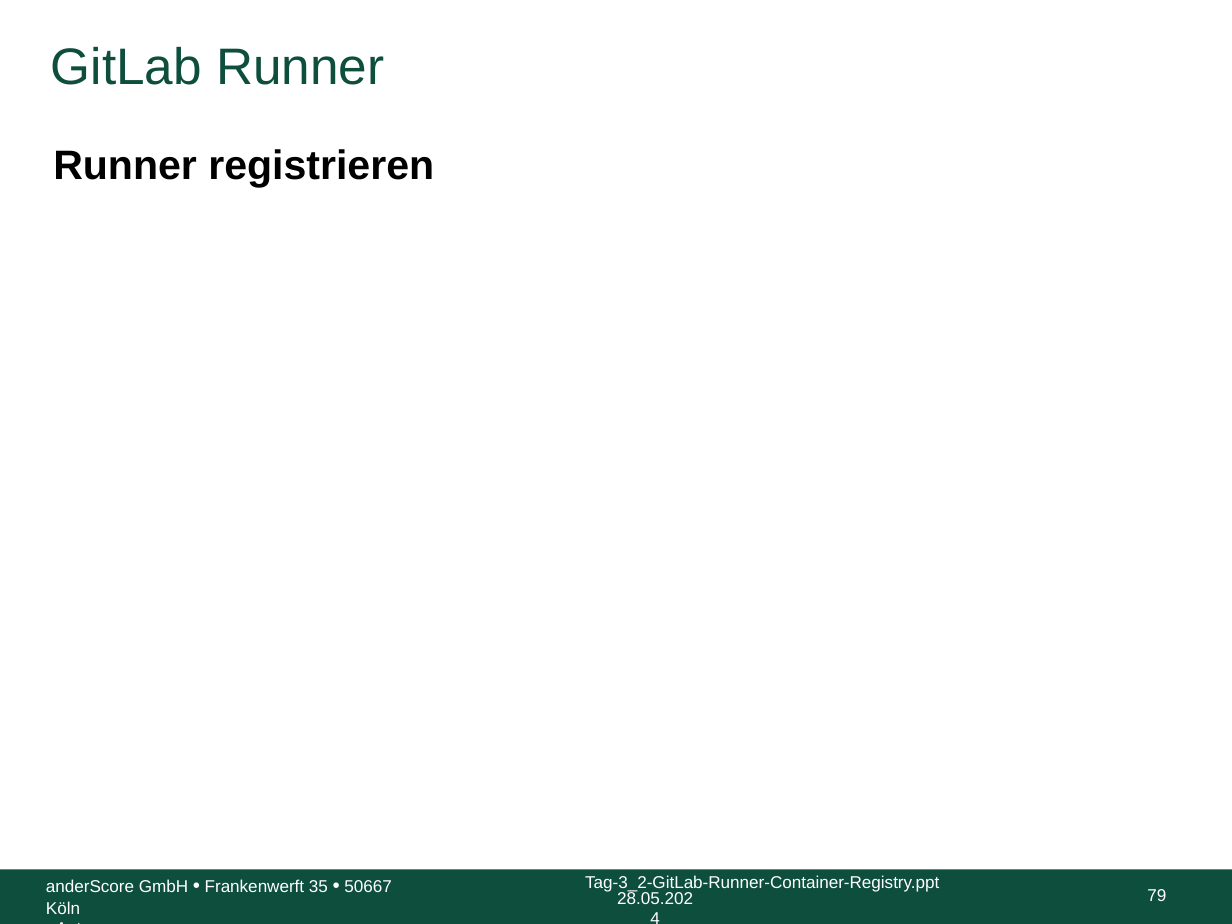
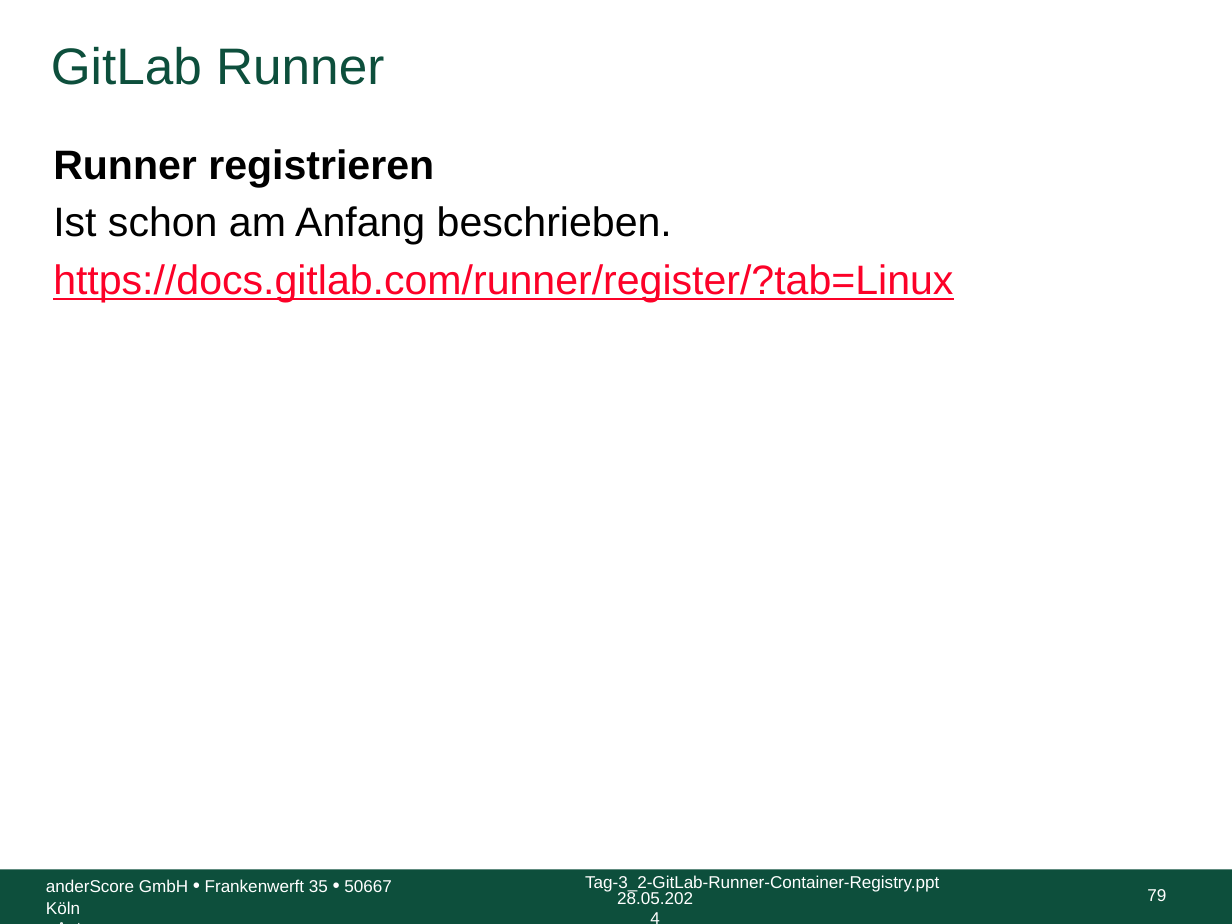
Before and after one commit to anderscore-gmbh/gitlab, a slide deck: slide 79 of slides/Tag-3_2-GitLab-Runner-Container-Registry.pptx. Drawn at 1232x924 pixels with LibreOffice and Linux fonts; fonts in the diff are those of the drawing; background and template pictures are left out. Boxes give left, top, right and bottom in pixels: in the first picture for what was removed or moved away, otherwise in the second. Text is boxed around its words. In the diff, an @@ line names an element or a change of style, - is before the commit and + after.

Commit message:
Tag-3_2: Register and configure runners

```diff
--- a/slides/Tag-3_2-GitLab-Runner-Container-Registry.pptx
+++ b/slides/Tag-3_2-GitLab-Runner-Container-Registry.pptx
@@ text at (53,206,953,302): paragraphs added @@
+Ist schon am Anfang beschrieben.
+https://docs.gitlab.com/runner/register/?tab=Linux
```
Also in this commit, not shown: 3 other slides changed.
